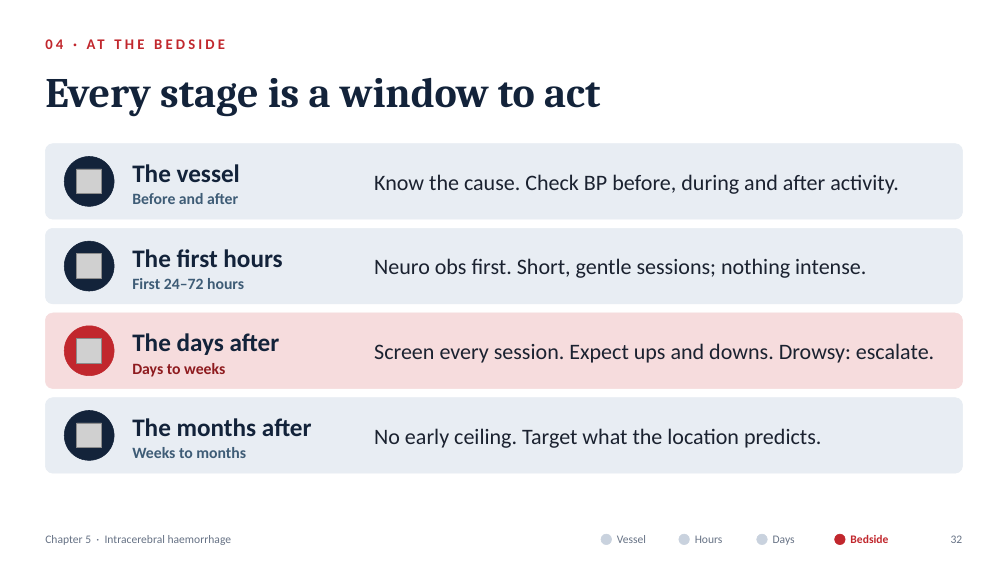
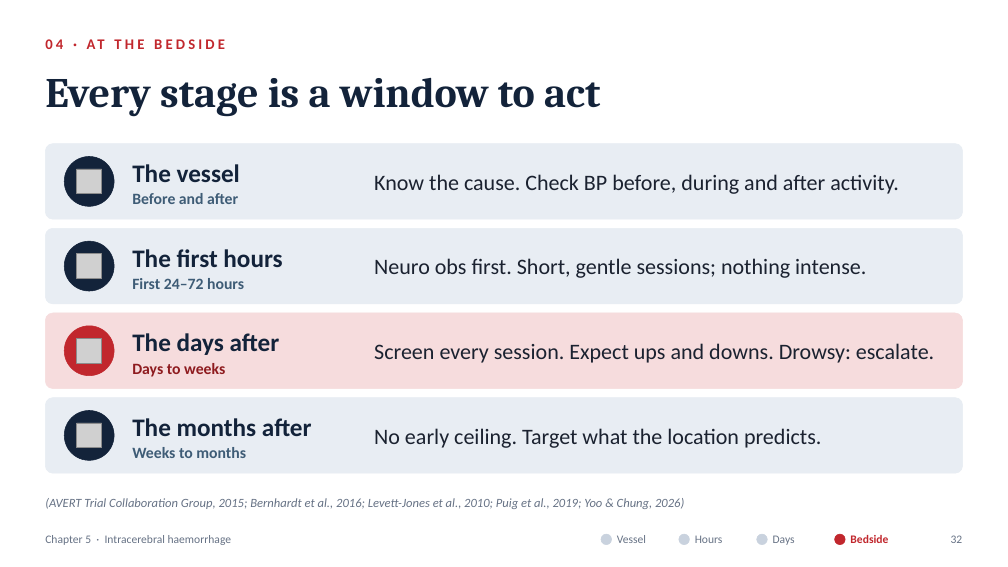
Before and after one commit to fredtom1/fred-Tom-, a slide deck: slide 32 of Chapter5_ICH_Pathophysiology.pptx. Drawn at 1008x567 pixels with LibreOffice and Linux fonts; fonts in the diff are those of the drawing; grey boxes stand for pictures. Boxes give left, top, right and bottom in pixels: in the first picture for what was removed or moved away, otherwise in the second. Text is boxed around its words. In the diff, an @@ line names an element or a change of style, - is before the commit and + after.

```diff
--- a/Chapter5_ICH_Pathophysiology.pptx
+++ b/Chapter5_ICH_Pathophysiology.pptx
@@ text added at box(45, 498, 684, 509), 12 pt, text #667285, italic @@
+(AVERT Trial Collaboration Group, 2015; Bernhardt et al., 2016; Levett-Jones et al., 2010; Puig et al., 2019; Yoo & Chung, 2026)
```
Also in this commit, not shown: 28 other slides changed, 4 slides added, 2 slides removed, 15 other files.
